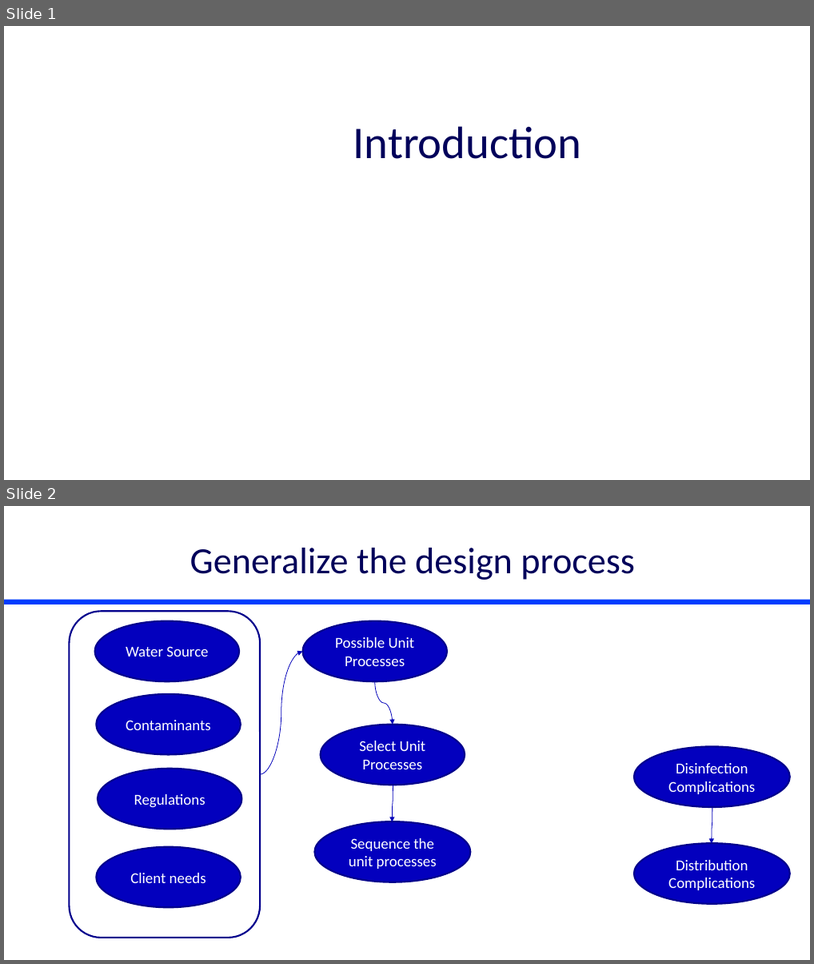
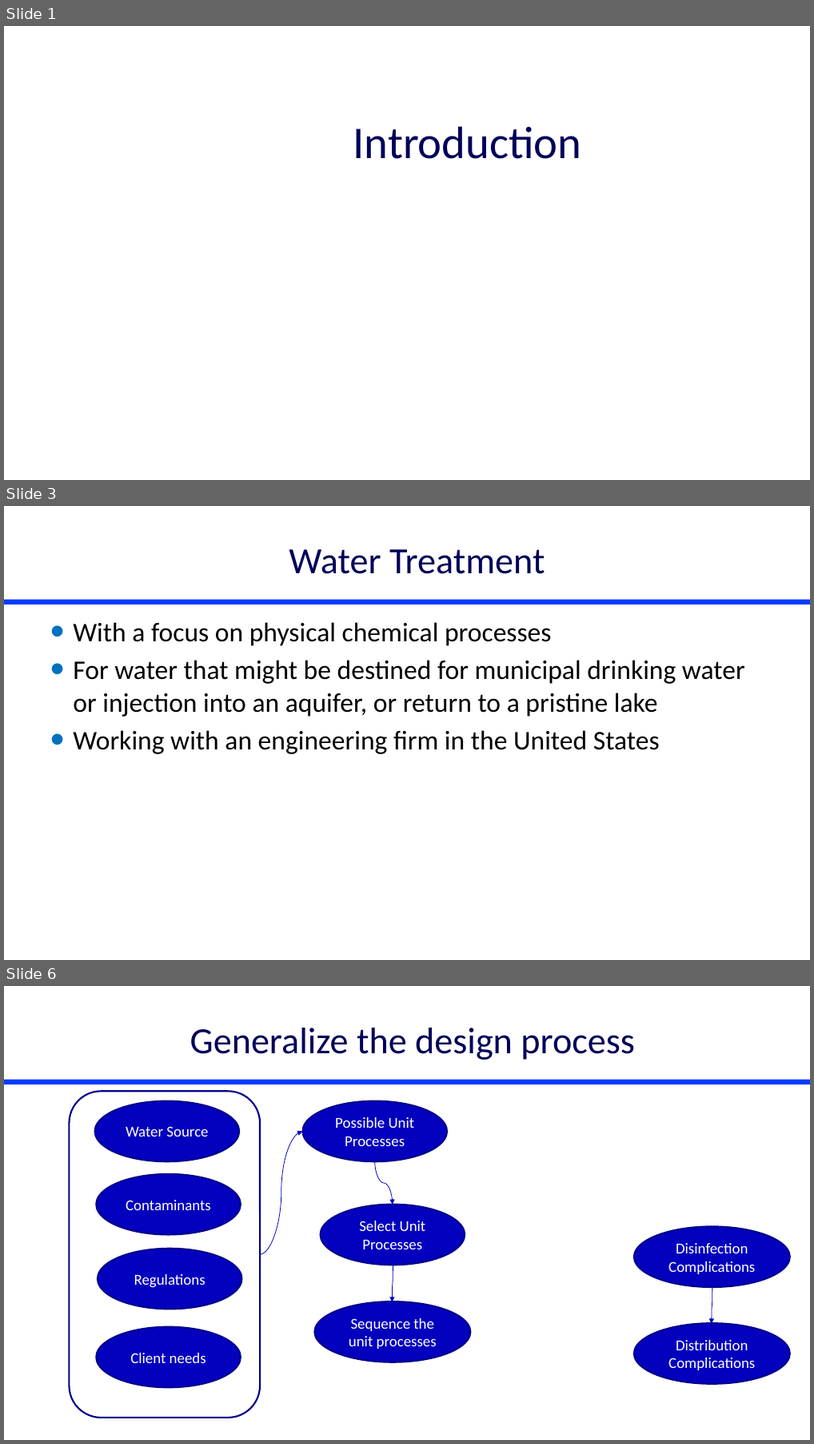
Before and after one commit to monroews/CEE4590, a slide deck: Lectures/Introduction.pptx. Shown one above the other, each under a label of ours: slides 1 and 2 before the commit, slides 1, 3 and 6 after it; the slides between them are not shown. The pictures are 814x964 and 814x1444 pixels, drawn with LibreOffice and Linux fonts; fonts in the diff are those of the drawing. Boxes give left, top, right and bottom in pixels: in the first picture for what was removed or moved away, otherwise in the second. Text is boxed around its words. In the diff, an @@ line names an element or a change of style, - is before the commit and + after.

```diff
--- a/Lectures/Introduction.pptx
+++ b/Lectures/Introduction.pptx
@@ slide 3 added at [4, 506, 810, 960], background #FFFFFF; not listed: 1 template element that a slide beside it also shows @@
@@ title added at [289, 549, 545, 574], 44 pt, text #00005A @@
+Water Treatment
@@ text added at [73, 622, 746, 754], 32 pt, text #000000 @@
+• With a focus on physical chemical processes
+• For water that might be destined for municipal drinking water or injection into an aquifer, or return to a pristine lake
+• Working with an engineering firm in the United States
@@ what was slide 2 is now slide 6 @@
```
Also in this commit, not shown: 3 other slides added, 4 other files.
